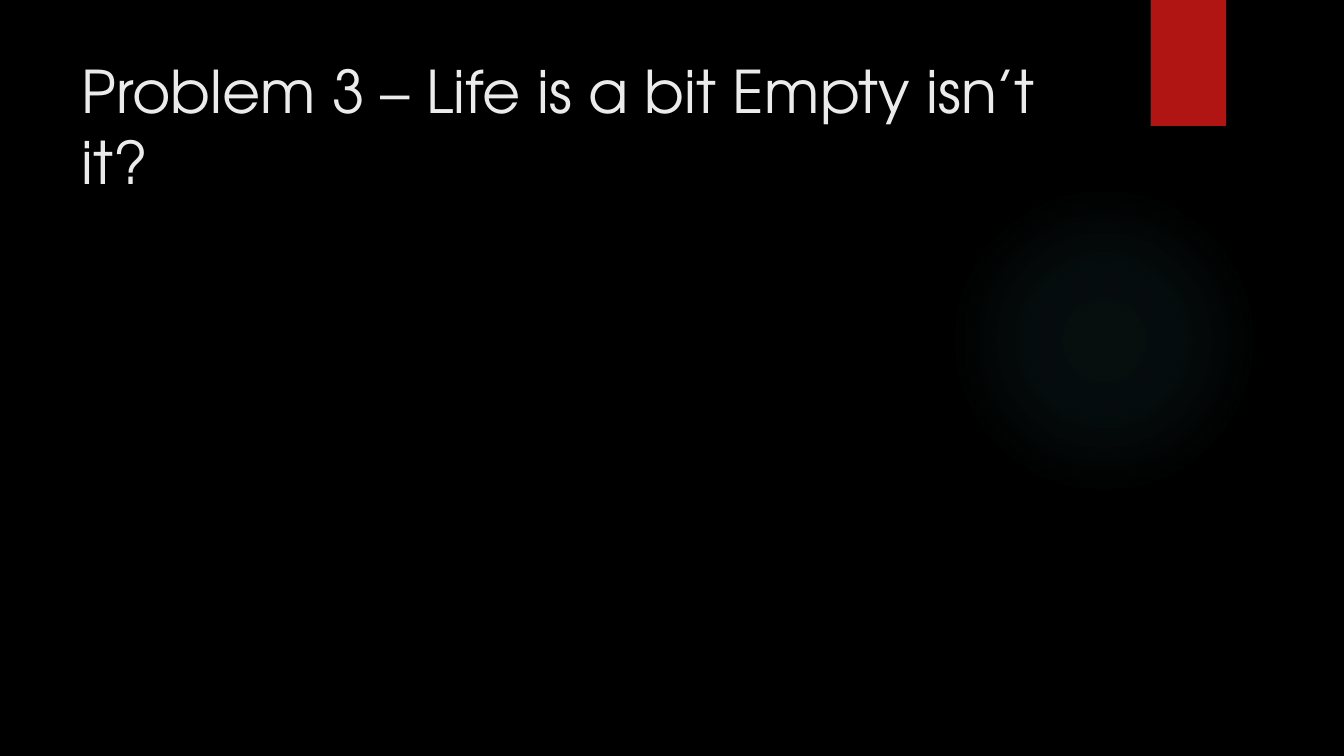
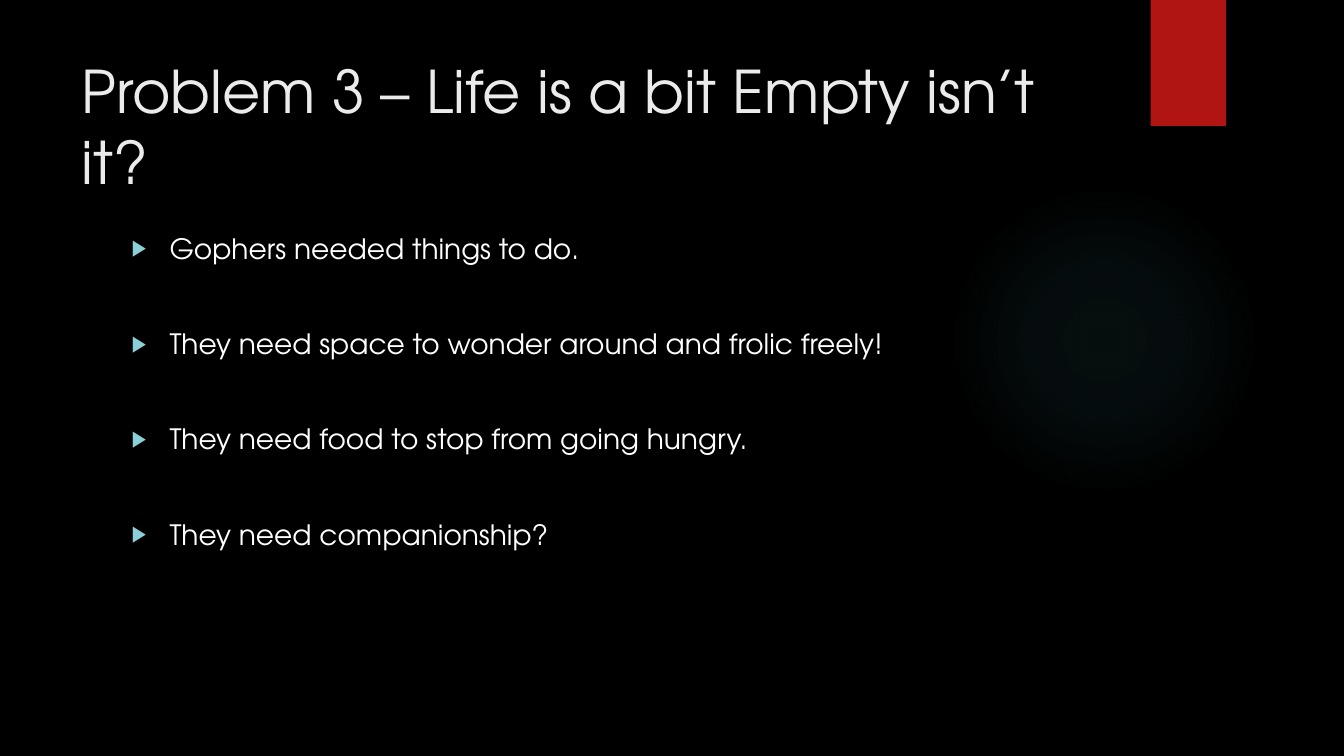
Before and after one commit to jaminologist/GopherLife, a slide deck: slide 16 of GopherLife.pptx (slide 14 before the commit). Drawn at 1344x756 pixels with LibreOffice and Linux fonts; fonts in the diff are those of the drawing; background and template pictures are left out. Boxes give left, top, right and bottom in pixels: in the first picture for what was removed or moved away, otherwise in the second. Text is boxed around its words. In the diff, an @@ line names an element or a change of style, - is before the commit and + after.

```diff
--- a/GopherLife.pptx
+++ b/GopherLife.pptx
@@ text added at <box>170,238,883,551</box>, 20 pt, text #FFFFFF @@
+▶ Gophers needed things to do.
+▶ They need space to wonder around and frolic freely!
+▶ They need food to stop from going hungry.
+▶ They need companionship?
```
Also in this commit, not shown: 4 other slides changed, 5 slides added, 1 slide removed, 2 other files.
